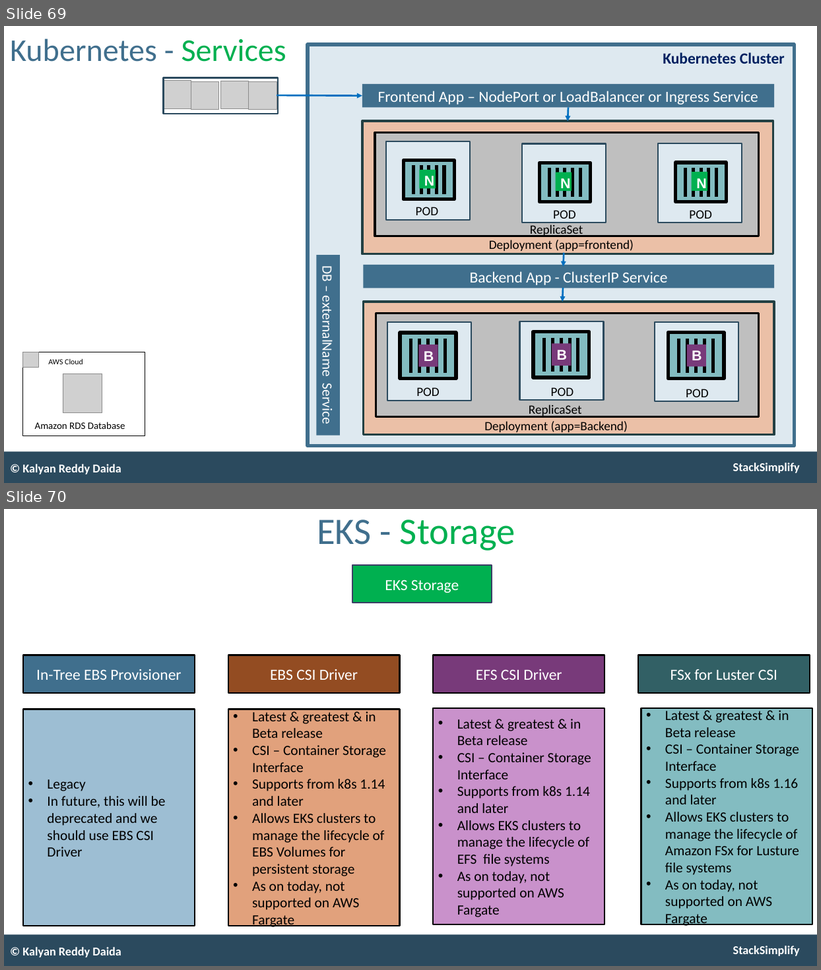
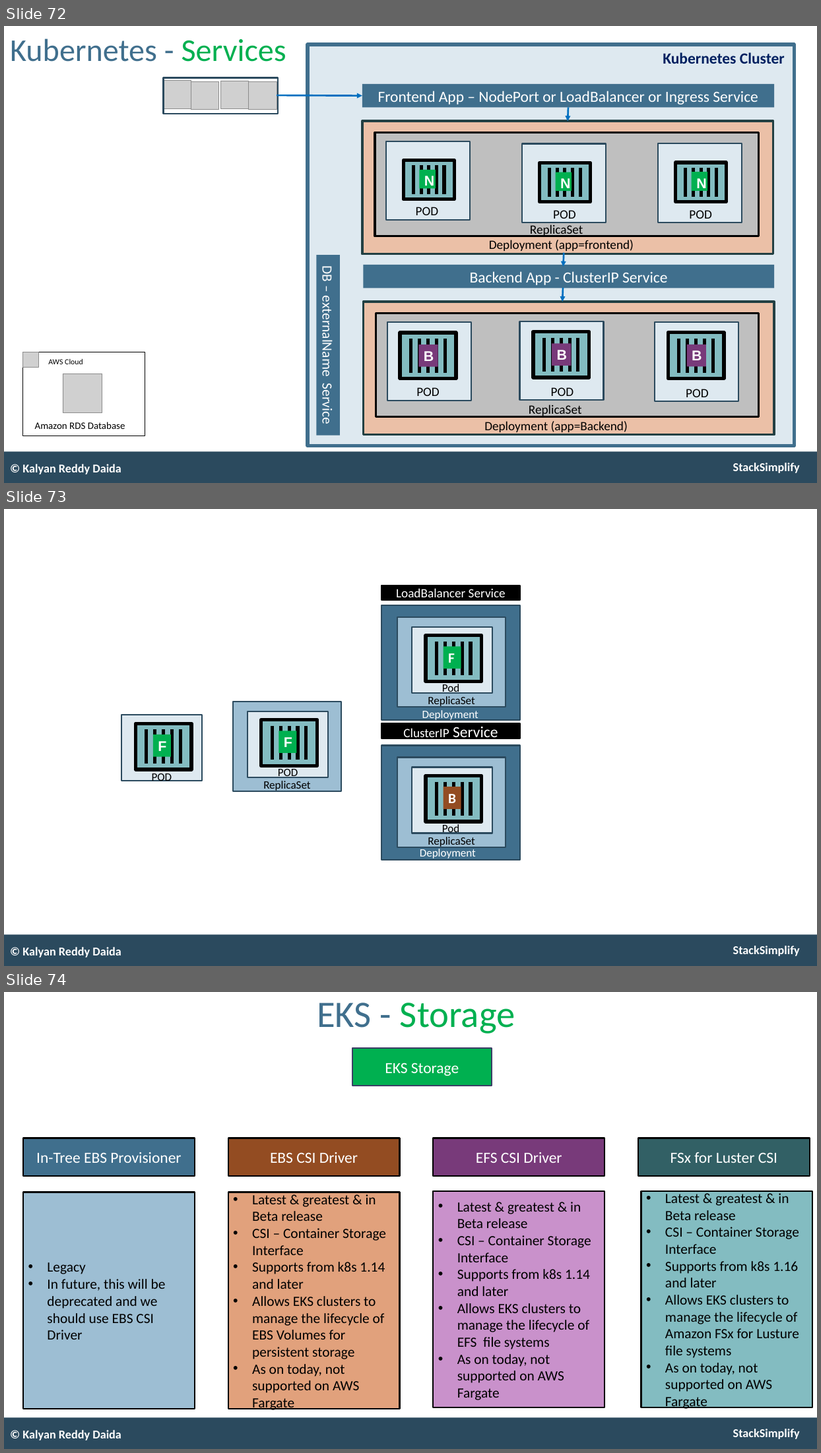
Before and after one commit to stacksimplify/aws-eks-kubernetes-masterclass, a slide deck: presentation/AWS-Fargate-and-EKS-Masterclass.pptx. Shown one above the other, each under a label of ours: slides 69 and 70 before the commit, slides 72, 73 and 74 after it. The pictures are 821x970 and 821x1453 pixels, drawn with LibreOffice and Linux fonts; fonts in the diff are those of the drawing; grey boxes stand for pictures. Boxes give left, top, right and bottom in pixels: in the first picture for what was removed or moved away, otherwise in the second. Text is boxed around its words. In the diff, an @@ line names an element or a change of style, - is before the commit and + after.

```diff
--- a/presentation/AWS-Fargate-and-EKS-Masterclass.pptx
+++ b/presentation/AWS-Fargate-and-EKS-Masterclass.pptx
@@ slide 73 added at bbox=[4, 509, 817, 966], background #FFFFFF; not listed: 2 template elements that a slide beside it also shows @@
@@ rectangle added at bbox=[382, 586, 520, 600], fill #000000, outline #000000 2 pt, 18 pt, text #FFFFFF @@
+LoadBalancer Service
@@ rectangle added at bbox=[382, 605, 520, 720], fill #406F8D, outline #2B4A5E 2 pt @@
@@ rectangle added at bbox=[397, 617, 506, 708], fill #9DBED3, outline #2B4A5E 2 pt @@
@@ rectangle added at bbox=[412, 627, 492, 693], fill #DEE9F0, outline #2B4A5E 2 pt @@
@@ group added at bbox=[426, 636, 482, 682]: 5 lines, 2 rectangles @@
+F
@@ text added at bbox=[442, 683, 459, 694], 16 pt, text #000000 @@
+Pod
@@ rectangle added at bbox=[233, 702, 341, 792], fill #9DBED3, outline #2B4A5E 2 pt @@
@@ text added at bbox=[428, 696, 475, 708], 16 pt, text #000000 @@
+ReplicaSet
@@ rectangle added at bbox=[121, 716, 202, 782], fill #DEE9F0, outline #2B4A5E 2 pt @@
@@ rectangle added at bbox=[248, 711, 327, 778], fill #DEE9F0, outline #2B4A5E 2 pt @@
@@ rectangle added at bbox=[382, 724, 520, 739], fill #000000, outline #000000 2 pt, 18 pt, text #FFFFFF @@
+ClusterIP Service
@@ text added at bbox=[422, 710, 479, 722], 16 pt, text #FFFFFF @@
+Deployment
@@ group added at bbox=[135, 723, 191, 770]: 5 lines, 2 rectangles @@
+F
@@ group added at bbox=[261, 720, 317, 766]: 5 lines, 2 rectangles @@
+F
@@ rectangle added at bbox=[382, 746, 520, 861], fill #406F8D, outline #2B4A5E 2 pt @@
@@ rectangle added at bbox=[397, 758, 506, 848], fill #9DBED3, outline #2B4A5E 2 pt @@
@@ text added at bbox=[152, 774, 172, 782], 16 pt, text #000000 @@
+POD
@@ text added at bbox=[263, 781, 310, 793], 16 pt, text #000000 @@
+ReplicaSet
@@ text added at bbox=[278, 767, 298, 778], 16 pt, text #000000 @@
+POD
@@ rectangle added at bbox=[412, 767, 492, 833], fill #DEE9F0, outline #2B4A5E 2 pt @@
@@ group added at bbox=[426, 776, 482, 822]: 5 lines, 2 rectangles @@
+B
@@ text added at bbox=[442, 823, 459, 834], 16 pt, text #000000 @@
+Pod
@@ text added at bbox=[428, 837, 475, 848], 16 pt, text #000000 @@
+ReplicaSet
@@ text added at bbox=[420, 849, 476, 861], 16 pt, text #FFFFFF @@
+Deployment
@@ text added at bbox=[22, 947, 121, 958], 17 pt, text #FFFFFF, bold @@
+© Kalyan Reddy Daida
@@ what was slide 69 is now slide 72 @@
@@ what was slide 70 is now slide 74 @@
```
Also in this commit, not shown: 1 slide changed, 3 other slides added, 3 other files.
